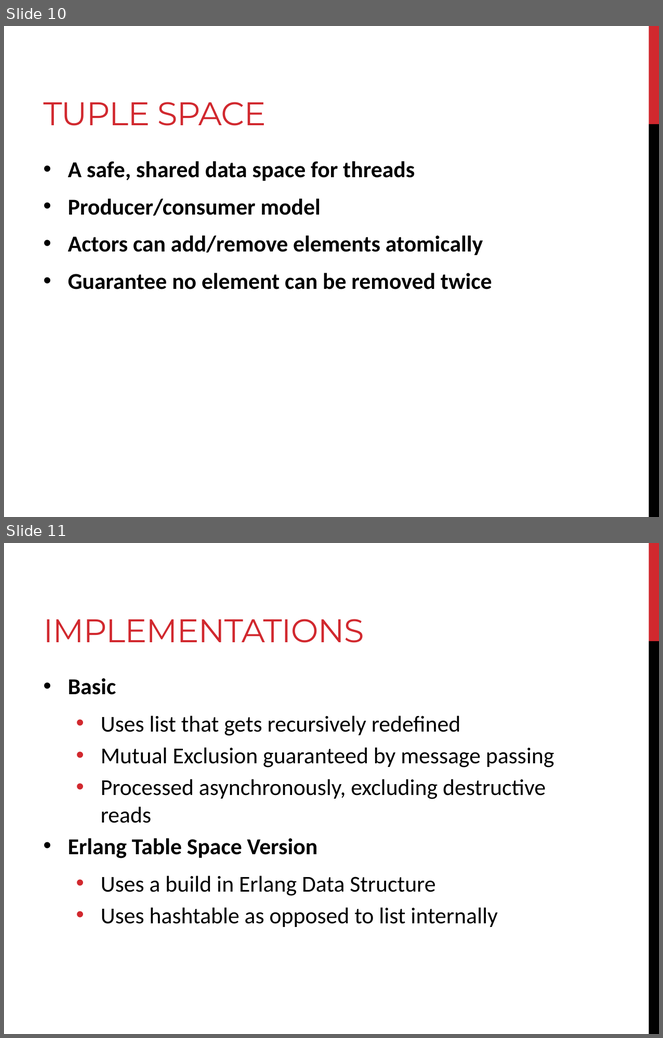
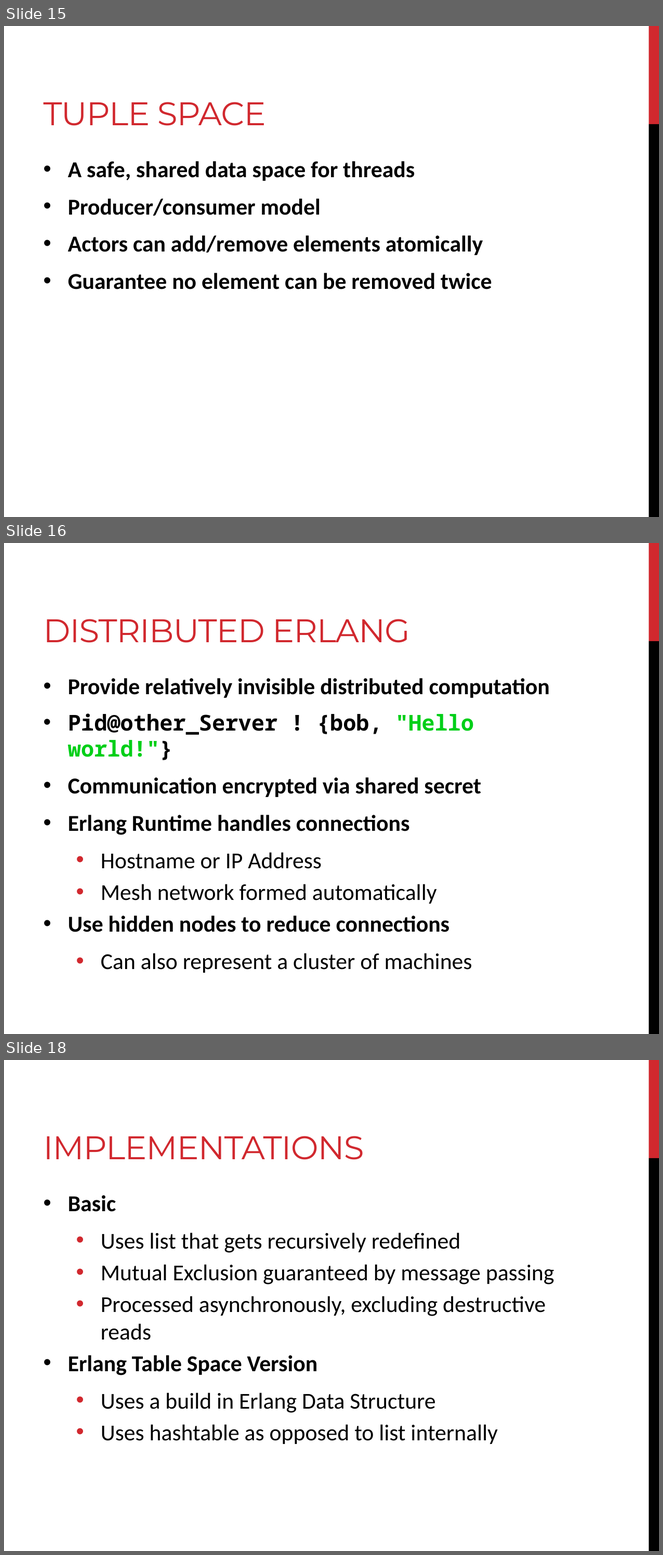
Before and after one commit to Matt8109/mcp_erlang, a slide deck: Presentation.pptx. Shown one above the other, each under a label of ours: slides 10 and 11 before the commit, slides 15, 16 and 18 after it; the slides between them are not shown. The pictures are 663x1038 and 663x1555 pixels, drawn with LibreOffice and Linux fonts; fonts in the diff are those of the drawing. Boxes give left, top, right and bottom in pixels: in the first picture for what was removed or moved away, otherwise in the second. Text is boxed around its words. In the diff, an @@ line names an element or a change of style, - is before the commit and + after.

```diff
--- a/Presentation.pptx
+++ b/Presentation.pptx
@@ slide 16 added at (4,543,659,1034), background #FFFFFF; not listed: 2 template elements that a slide beside it also shows @@
@@ title added at (44,619,410,643), 36 pt, text #D1282E @@
+DISTRIBUTED ERLANG
@@ text added at (68,678,550,973), 25 pt, text #000000, bold @@
+• Provide relatively invisible distributed computation
+• Pid@other_Server ! {bob, "Hello world!"}
+• Communication encrypted via shared secret
+• Erlang Runtime handles connections
+  • Hostname or IP Address
+  • Mesh network formed automatically
+• Use hidden nodes to reduce connections
+  • Can also represent a cluster of machines
@@ what was slide 10 is now slide 15 @@
@@ what was slide 11 is now slide 18 @@
```
Also in this commit, not shown: 2 slides changed, 6 other slides added, 1 other file.
